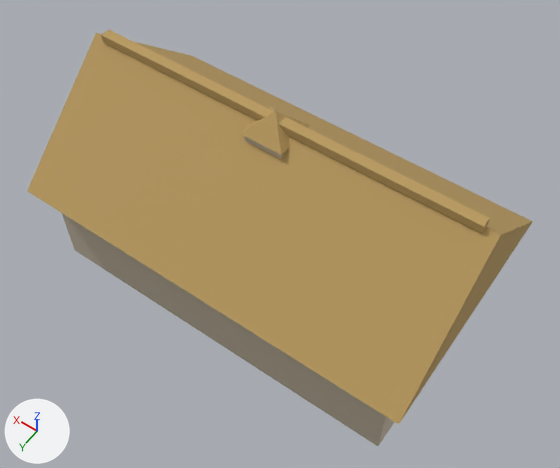
A saved change to the glTF model assets/map3d_houses/barn.glb.
Both versions are drawn from a 50 mm lens placed at (-8.81, 12.13, 20.98), pointed at (-0.57, 0.6, 2.86). The lights are fixed; the arrows at lower left show +X, +Y and +Z. The older version comes first. Vertices at exactly the same position are counted once.

The first picture shows 'barn'.
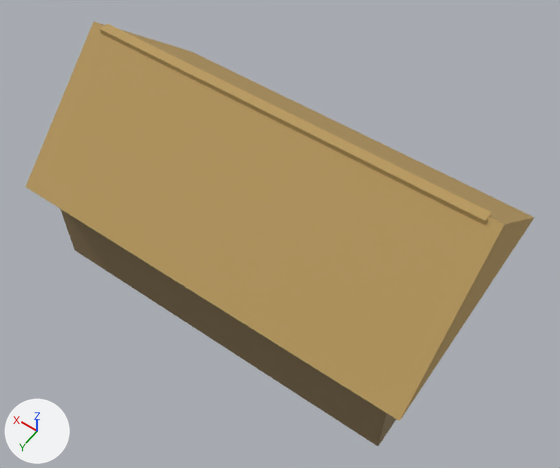
Patch to the scene script:
```diff
--- a/assets/map3d_houses/barn.glb.py
+++ b/assets/map3d_houses/barn.glb.py
@@ mat_wall @@
 mat_wall = principled_material('wall')
-mat_wall.base_color = (0.578, 0.503, 0.381)  # beige #c8bca6
+mat_wall.base_color = (0.262, 0.188, 0.0931)  # brown #8c7856
 mat_wall.roughness = 0.85
@@ me_cube @@
 me_cube.from_pydata(...)  # 35 vertices, 50 faces; spans x -6.5..6.5, y -3.91..3.91, z 0.0..7.0
 # used by ob_barn; location = (0.0, 0.0, 0.0)
 # before: 1 (-5.95, -3.36, 3.17), 3 (-5.95, 3.36, 3.17), 5 (5.95, -3.36, 3.17), 7 (5.95, 3.36, 3.17)
+# me_cube part 1: the loose piece of 6 vertices spanning x -6.5..6.5, y -3.91..3.91, z 3.17..6.6 is scaled about the mesh origin by (1, 1, 1.06)
+# me_cube part 2: the loose piece of 8 vertices spanning x -6.1..6.1, y -0.16..0.16, z 6.55..6.79 is moved by (0.0, 0.0, 0.2)
+# me_cube part 3
+for i in [1, 3, 5, 7]: me_cube.vertices[i].co += Vector((0.0, 0.0, 0.19))
 me_cube.materials.append(mat_wall)
```

What differs and where, as boxes (x1, y1, x2, y2) in the pictures (560 x 468 px; the box of a moved part takes in the faces that stretch with it):
'barn', recoloured, reshaped: before (27, 30, 533, 446); after (26, 22, 534, 446)
part 1 of me_cube, moved or reshaped: before (27, 33, 533, 424); after (26, 22, 534, 421)
part 2 of me_cube, moved or reshaped: before (101, 30, 490, 233); after (100, 24, 492, 225)
part 3 of me_cube, moved or reshaped: before (62, 213, 394, 446); after (60, 209, 396, 446)
